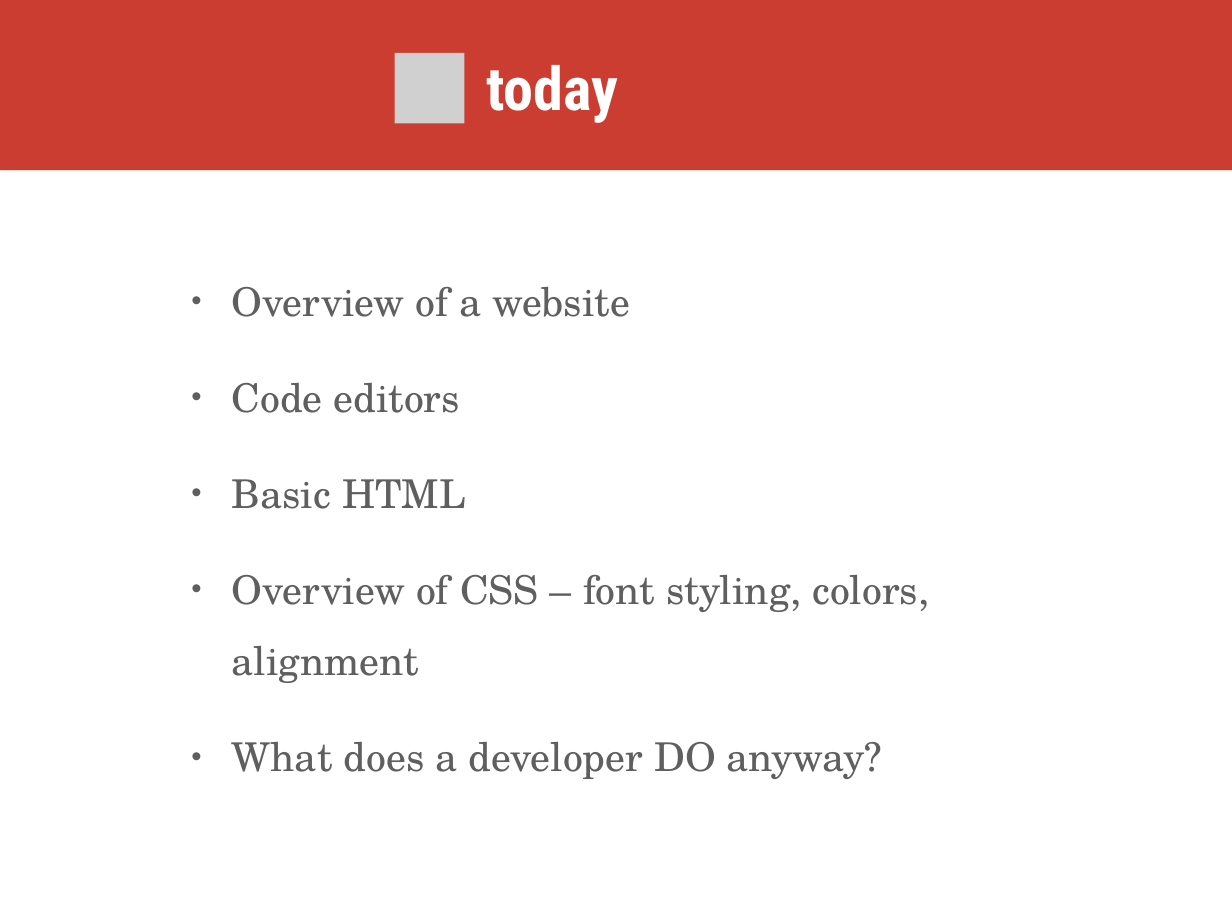
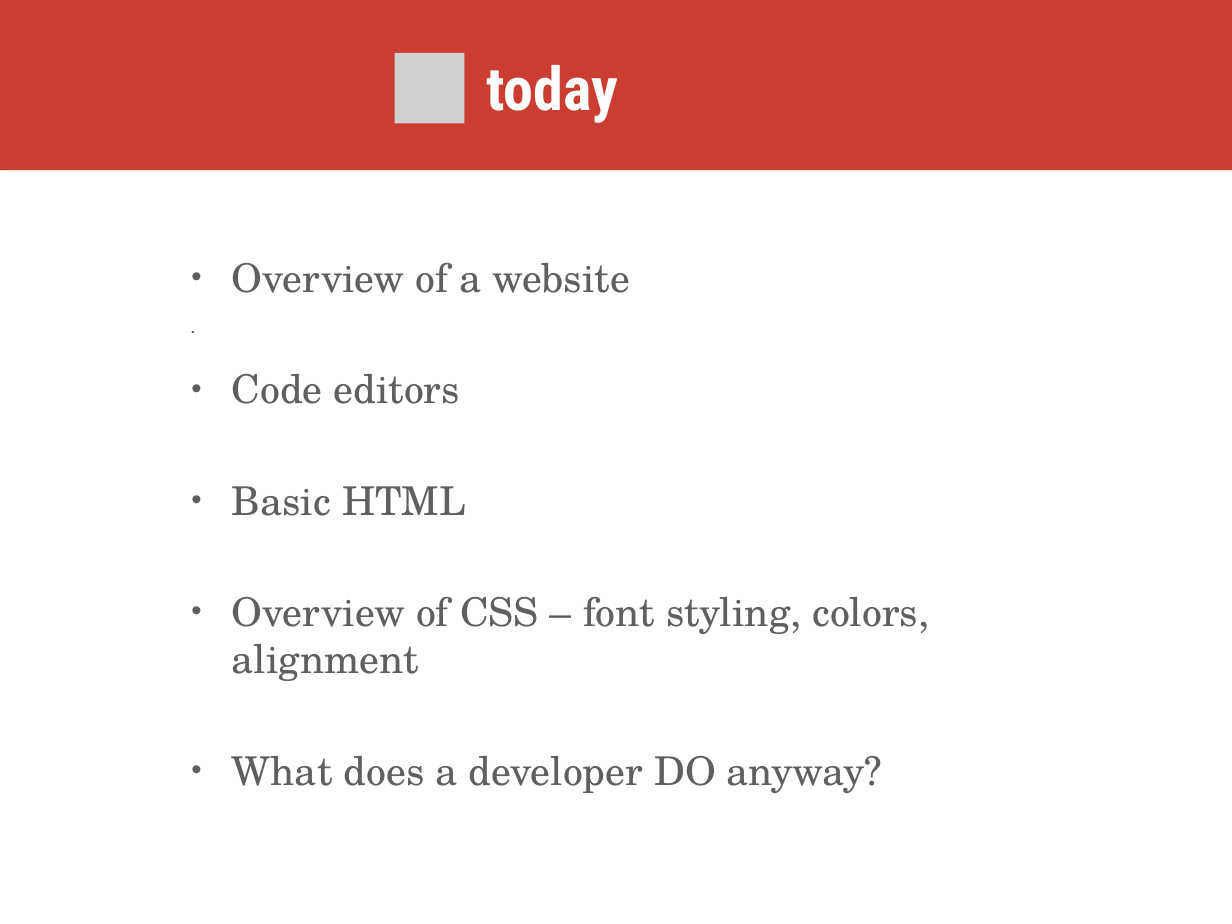
Before and after one commit to kweeket/dev-101, a slide deck: slide 5 of slides/week-1.pptx. Drawn at 1232x924 pixels with LibreOffice and Linux fonts; fonts in the diff are those of the drawing; grey boxes stand for pictures. Boxes give left, top, right and bottom in pixels: in the first picture for what was removed or moved away, otherwise in the second. Text is boxed around its words. In the diff, an @@ line names an element or a change of style, - is before the commit and + after.

```diff
--- a/slides/week-1.pptx
+++ b/slides/week-1.pptx
@@ text "Overview of a website" at [232,263,929,793]: line spacing 1.5 to 1 @@
```
Also in this commit, not shown: 15 other slides changed, 1 other file.
